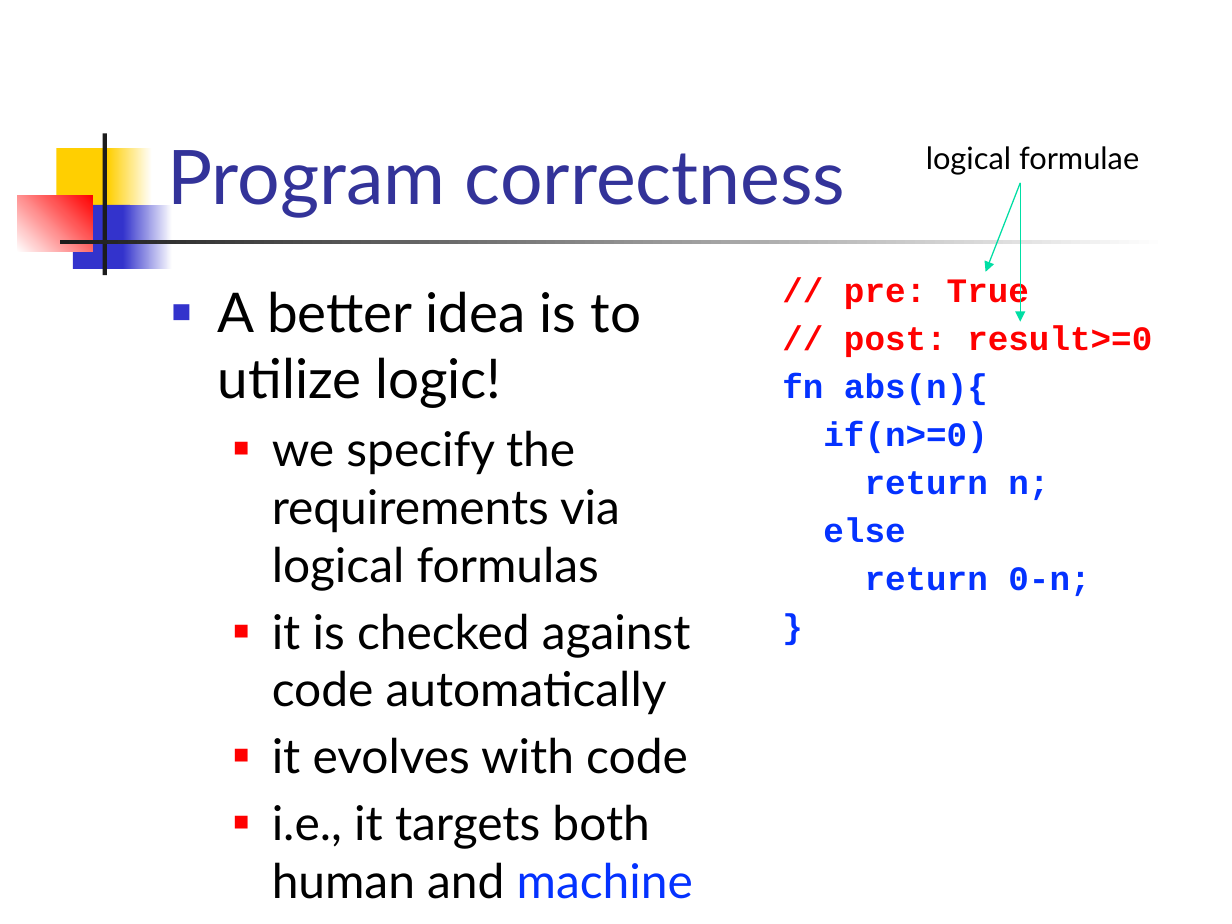
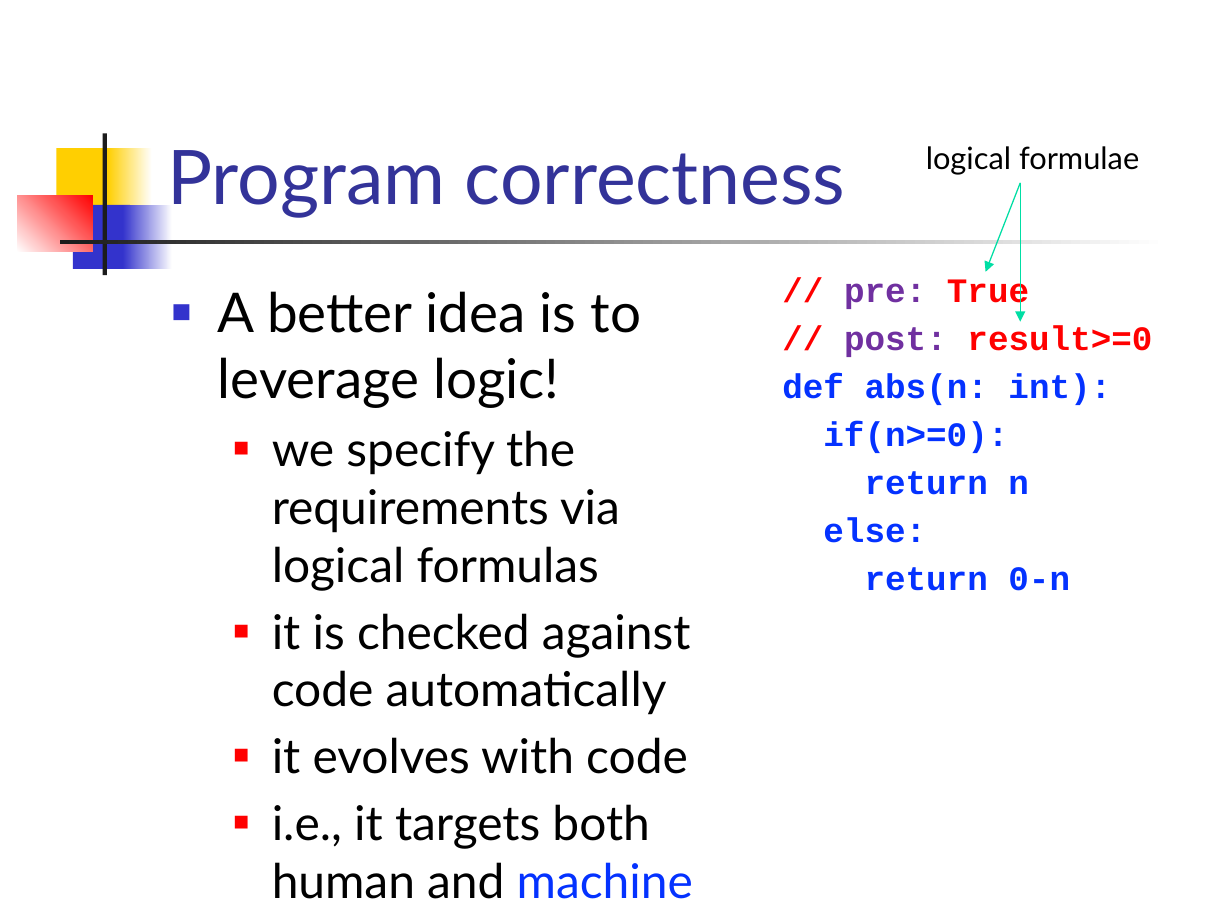
Before and after one commit to csslab-ustc/csslab-ustc.github.io, a slide deck: slide 11 of courses/theory/slides/lec18-hoare.pptx. Drawn at 1232x924 pixels with LibreOffice and Linux fonts; fonts in the diff are those of the drawing. Boxes give left, top, right and bottom in pixels: in the first picture for what was removed or moved away, otherwise in the second. Text is boxed around its words. In the diff, an @@ line names an element or a change of style, - is before the commit and + after.

```diff
--- a/courses/theory/slides/lec18-hoare.pptx
+++ b/courses/theory/slides/lec18-hoare.pptx
@@ text at box(218, 291, 641, 408): text changed @@
-■ A better idea is to utilize logic!
+■ A better idea is to leverage logic!
@@ text at box(844, 277, 1152, 357): text colour #FF0000 to #7030A0 in "pre:", "post:" @@
@@ text at box(782, 373, 1111, 591): text changed @@
-fn abs(n){
-if(n>=0)
-return n;
-else
-return 0-n;
-}
+def abs(n: int):
+if(n>=0):
+return n
+else:
+return 0-n
```
Also in this commit, not shown: 8 other slides changed, 18 slides added, 4 other files.
